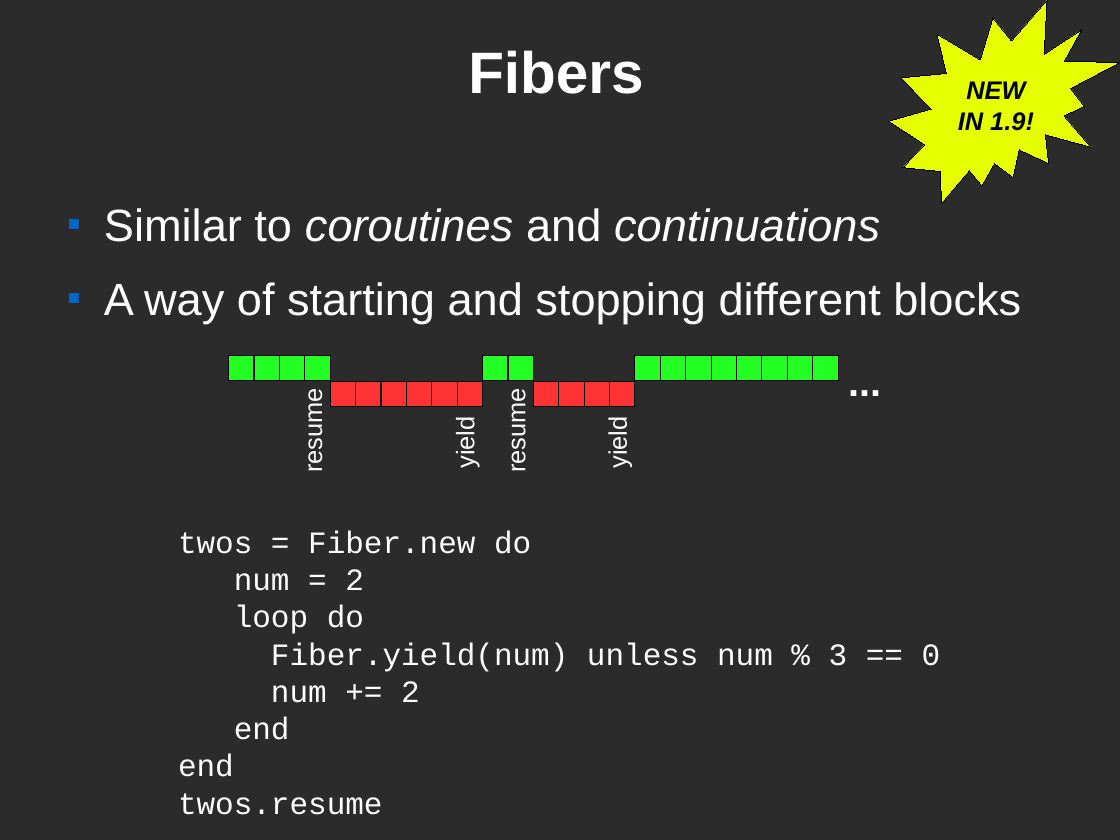
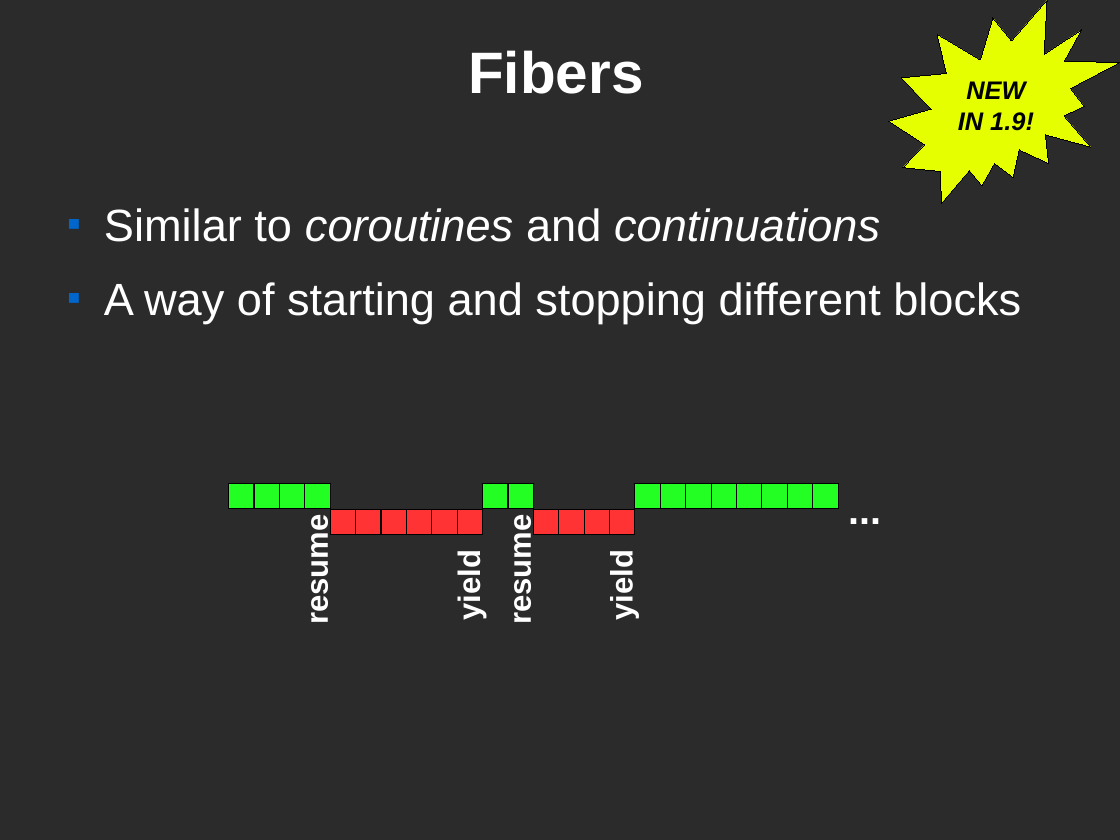
Before and after one commit to pdg137/concurrency-pres, a slide deck: slide 3 of concurrency.odp. Drawn at 1120x840 pixels with LibreOffice and Linux fonts; fonts in the diff are those of the drawing; background and template pictures are left out; a plain dark background stands for a picture behind light text. Boxes give left, top, right and bottom in pixels: in the first picture for what was removed or moved away, otherwise in the second. Text is boxed around its words. In the diff, an @@ line names an element or a change of style, - is before the commit and + after.

```diff
--- a/concurrency.odp
+++ b/concurrency.odp
@@ text "resume": place and size @@
-text "resume" at <box>299,396,327,471</box>
+text "resume" at <box>300,525,335,621</box>
@@ text "resume": place and size @@
-text "resume" at <box>502,396,530,471</box>
+text "resume" at <box>503,525,538,621</box>
@@ 24 rectangles, 1 text: place and size @@
-24 rectangles, 1 text at <box>229,353,891,407</box>
+24 rectangles, 1 text at <box>229,481,891,535</box>
@@ text removed at <box>178,531,941,815</box> @@
-twos = Fiber.new do
-num = 2
-loop do
-Fiber.yield(num) unless num % 3 == 0
-num += 2
-end
-end
-twos.resume
@@ text "yield": place and size @@
-text "yield" at <box>452,421,480,467</box>
+text "yield" at <box>452,557,487,619</box>
@@ size 18 to 22 pt, bold on in 4 elements at <box>300,525,335,621</box>, <box>503,525,538,621</box>, <box>452,557,487,619</box>, <box>604,557,639,619</box> @@
@@ text "yield": place and size @@
-text "yield" at <box>604,421,632,467</box>
+text "yield" at <box>604,557,639,619</box>
```
Also in this commit, not shown: 2 other slides changed, 3 other files.
